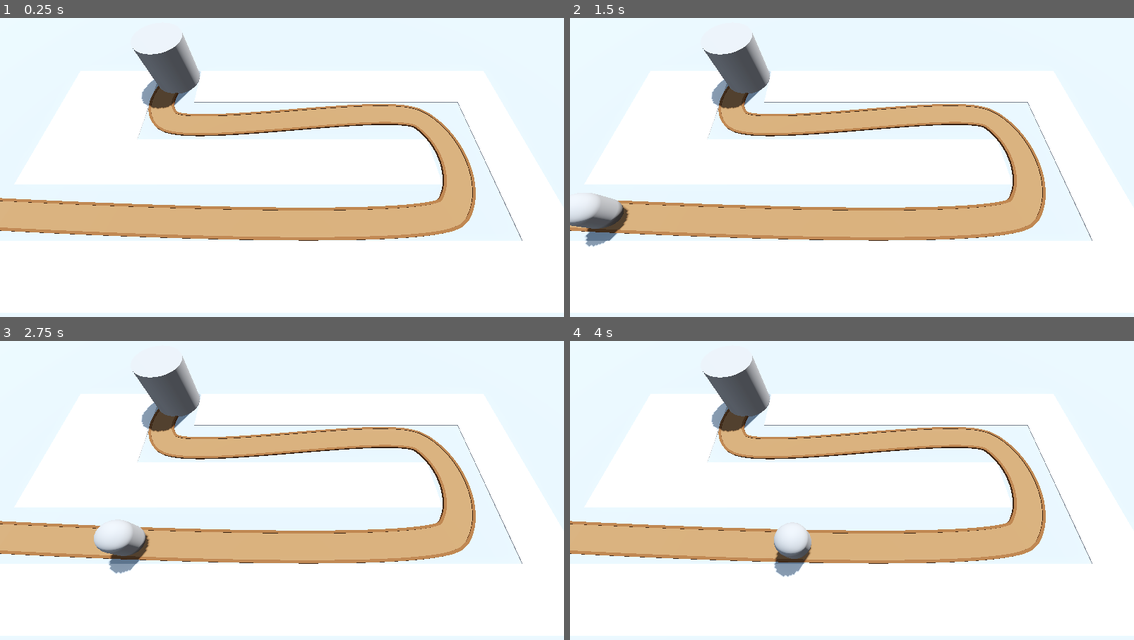
Above: before the commit, frames 1-4 (two rows, left to right).
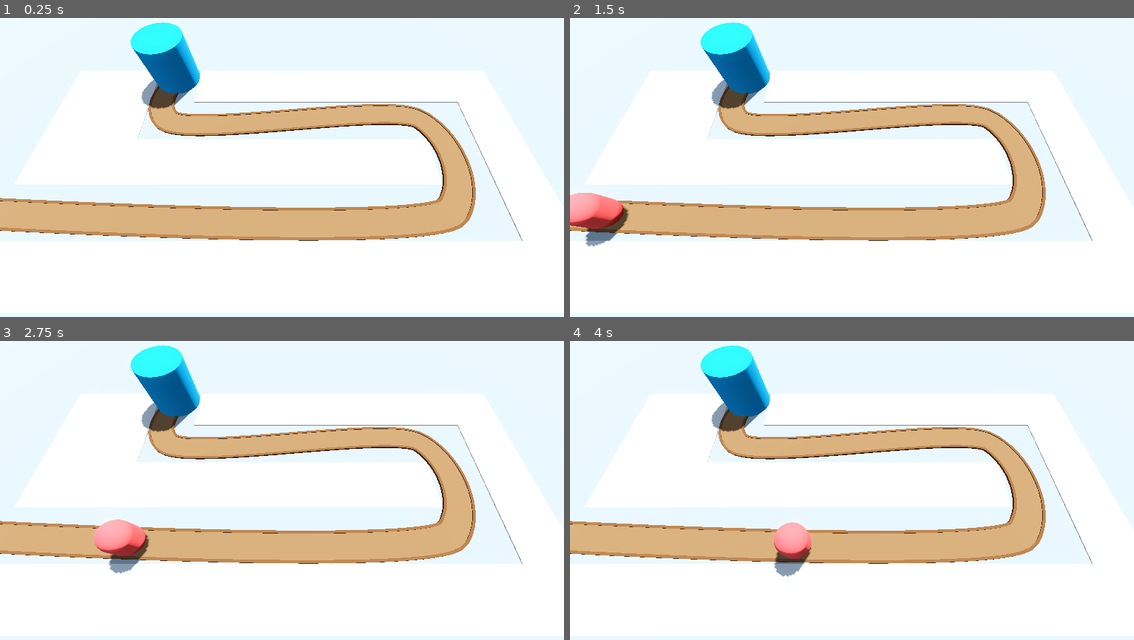
Above: after the commit, the same moments.

Repository: Assasquid/barbarian_blaster
Game: Godot game, scene res://Scenes/base_level.tscn
Same seed, same stepped clock (60 frames per second), same inputs: the game is played once before the commit and once after it.
Inputs (mouse positions are in pixels of both pictures, inside the frame that each line leads up to):
- Up to frame 1 (0.25 s): no input
- Up to frame 2 (1.5 s): tap Enter at 0.5 s; move the mouse to (976, 152) at 0.52 s; move the mouse to (739, 185) at 1.27 s
- Up to frame 3 (2.75 s): move the mouse to (338, 421) at 2.02 s
- Up to frame 4 (4 s): move the mouse to (823, 556) at 2.77 s; move the mouse to (1021, 538) at 3.52 s

The runs differ from the first frame. In frame 1, 1.9% of the frame differs, in the area x 23-36%, y 1-26%; in frame 2, 2.9%, in the area x 0-36%, y 1-71%; in frame 3, 2.8%; in frame 4, 2.6%.

Commit message:
Set up the enemy attack on the base.

Diff:
--- /dev/null
+++ b/Scenes/base.tscn
@@ -0,0 +1,17 @@
+[gd_scene load_steps=3 format=3 uid="uid://c45xr63uqvc0c"]
+
+[ext_resource type="Script" path="res://Scripts/base.gd" id="1_p6f0b"]
+
+[sub_resource type="StandardMaterial3D" id="StandardMaterial3D_ouf60"]
+albedo_color = Color(0, 0.596078, 0.870588, 1)
+
+[node name="Base" type="Node3D" groups=["base"]]
+transform = Transform3D(1, 0, 0, 0, 1, 0, 0, 0, 1, -10, 0, -7)
+script = ExtResource("1_p6f0b")
+
+[node name="CSGCylinder3D" type="CSGCylinder3D" parent="."]
+transform = Transform3D(1, 0, 0, 0, 1, 0, 0, 0, 1, 0, 2, 0)
+radius = 2.0
+height = 4.0
+sides = 32
+material = SubResource("StandardMaterial3D_ouf60")
--- a/Scenes/base_level.tscn
+++ b/Scenes/base_level.tscn
@@ -1,7 +1,8 @@
-[gd_scene load_steps=11 format=3 uid="uid://bn12kcsx877x"]
+[gd_scene load_steps=12 format=3 uid="uid://bn12kcsx877x"]
 
 [ext_resource type="MeshLibrary" uid="uid://ridxlenkhg7l" path="res://MeshLibraries/space_library.tres" id="1_qhsvv"]
 [ext_resource type="PackedScene" uid="uid://dx14yj8xnem7j" path="res://Scenes/enemy.tscn" id="2_i273a"]
+[ext_resource type="PackedScene" uid="uid://c45xr63uqvc0c" path="res://Scenes/base.tscn" id="3_1mlrs"]
 
 [sub_resource type="ProceduralSkyMaterial" id="ProceduralSkyMaterial_timms"]
 sky_horizon_color = Color(0.64625, 0.65575, 0.67075, 1)
@@ -111,11 +112,4 @@
 [node name="Enemy" parent="Path3D" instance=ExtResource("2_i273a")]
 transform = Transform3D(-4.37114e-08, 0, -1, 0, 1, 0, 1, 0, -4.37114e-08, -24, 0, 6)
 
-[node name="Base" type="Node3D" parent="."]
-transform = Transform3D(1, 0, 0, 0, 1, 0, 0, 0, 1, -10, 0, -7)
-
-[node name="CSGCylinder3D" type="CSGCylinder3D" parent="Base"]
-transform = Transform3D(1, 0, 0, 0, 1, 0, 0, 0, 1, 0, 2, 0)
-radius = 2.0
-height = 4.0
-sides = 32
+[node name="Base" parent="." instance=ExtResource("3_1mlrs")]
--- a/Scenes/enemy.tscn
+++ b/Scenes/enemy.tscn
@@ -1,8 +1,12 @@
-[gd_scene load_steps=3 format=3 uid="uid://dx14yj8xnem7j"]
+[gd_scene load_steps=4 format=3 uid="uid://dx14yj8xnem7j"]
 
 [ext_resource type="Script" path="res://Scripts/enemy.gd" id="1_iu1ut"]
 
+[sub_resource type="StandardMaterial3D" id="StandardMaterial3D_gtif6"]
+albedo_color = Color(1, 0.329412, 0.321569, 1)
+
 [sub_resource type="CapsuleMesh" id="CapsuleMesh_wmunb"]
+material = SubResource("StandardMaterial3D_gtif6")
 radius = 1.0
 height = 3.0
 
--- /dev/null
+++ b/Scripts/base.gd
@@ -0,0 +1,4 @@
+extends Node3D
+
+func take_damage()-> void:
+	print("All our bases are belong to them :(...")
--- a/Scripts/enemy.gd
+++ b/Scripts/enemy.gd
@@ -2,6 +2,10 @@
 
 @export var speed: float = 5.1
 
+@onready var base: Node3D = get_tree().get_first_node_in_group("base")
+
 
 func _process(delta: float) -> void:
 	progress += delta * speed
+	if progress_ratio == 1.0:
+		base.take_damage()
